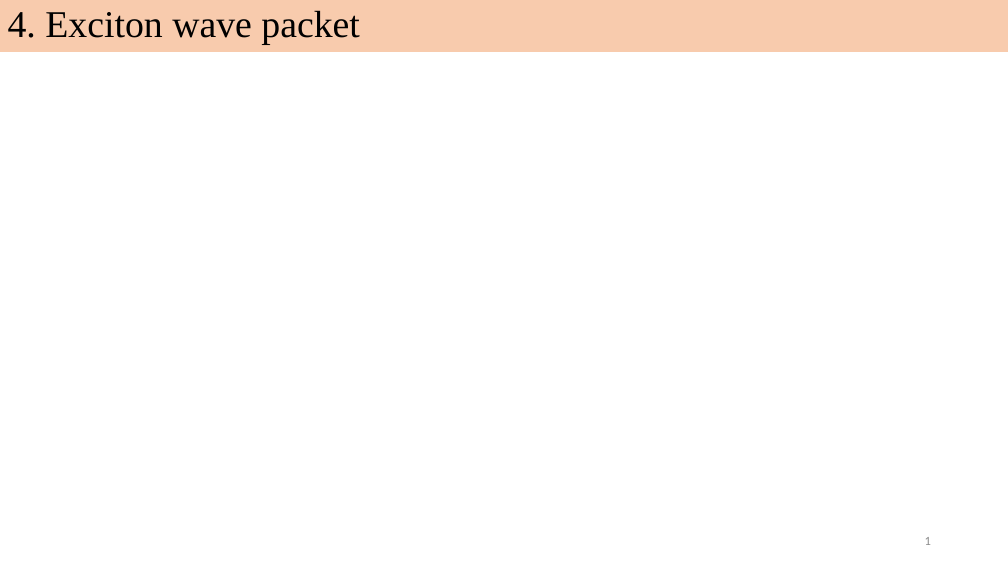
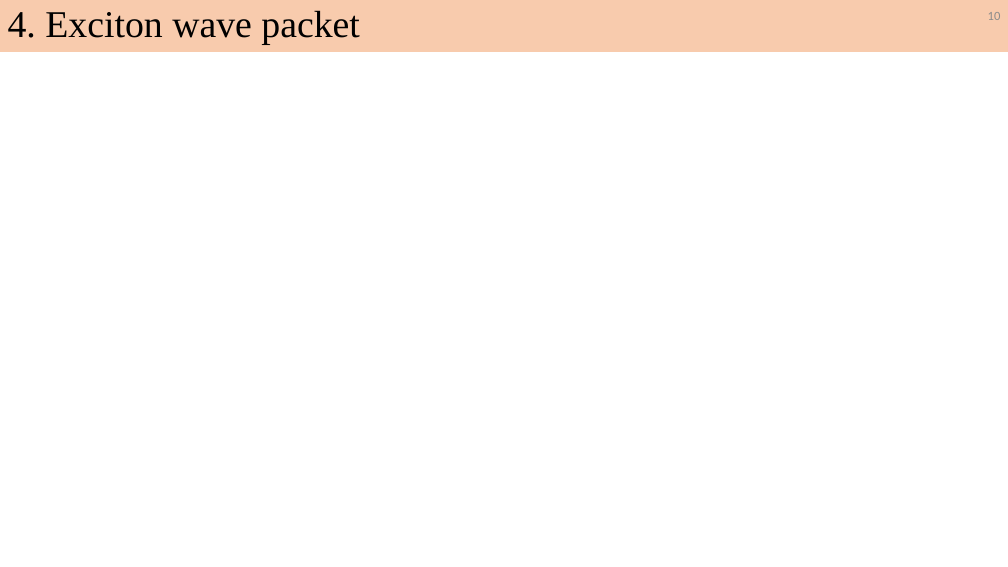
Before and after one commit to Liubroke13/Main_code, a slide deck: slide 10 of Final/碩士總結/Ren_Ying_defense_v1.pptx. Drawn at 1008x567 pixels with LibreOffice and Linux fonts; fonts in the diff are those of the drawing. Boxes give left, top, right and bottom in pixels: in the first picture for what was removed or moved away, otherwise in the second. Text is boxed around its words. In the diff, an @@ line names an element or a change of style, - is before the commit and + after.

```diff
--- a/Final/碩士總結/Ren_Ying_defense_v1.pptx
+++ b/Final/碩士總結/Ren_Ying_defense_v1.pptx
@@ page number added at box(988, 12, 1001, 20), 12 pt, text #8C8C8C @@
+10
@@ text removed at box(925, 537, 931, 545) @@
-1
```
Also in this commit, not shown: 10 other slides changed, 23 other files.
